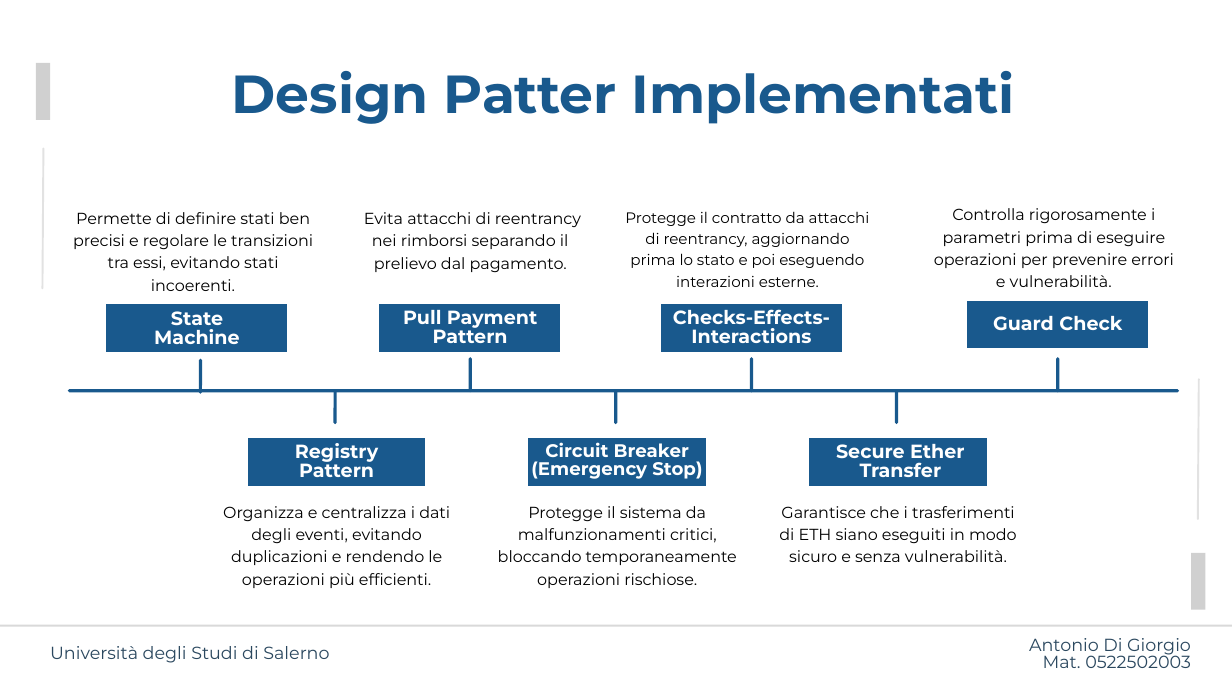
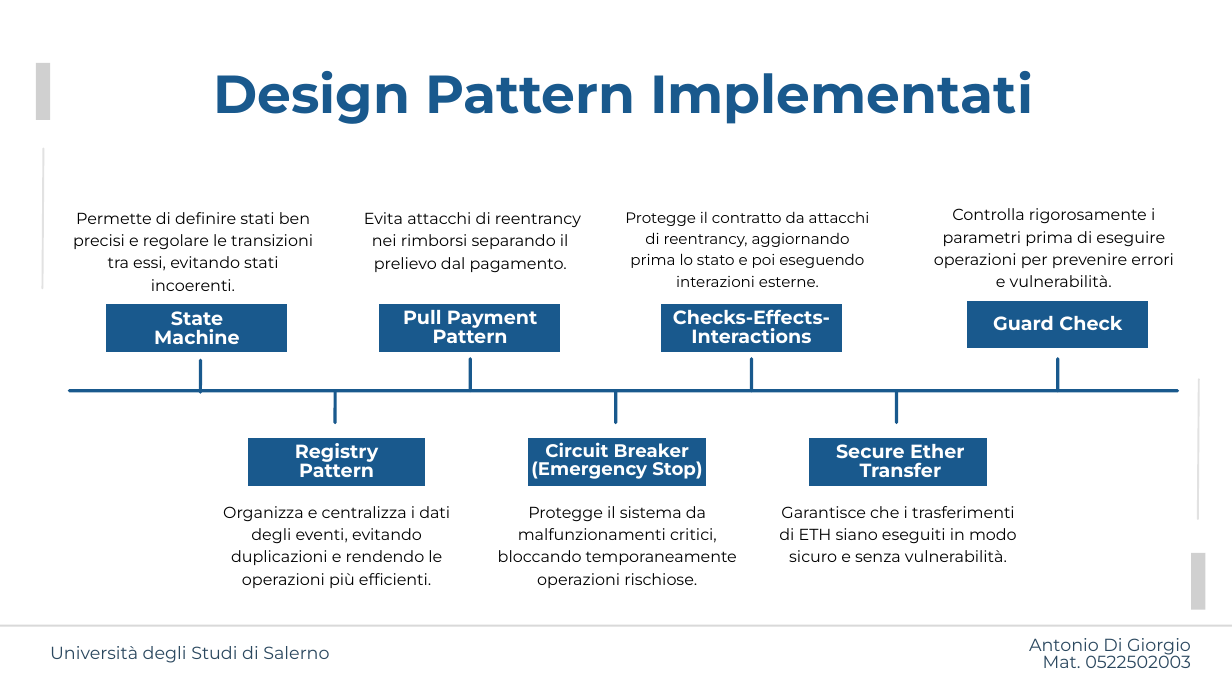
Before and after one commit to AntonioDG30/TickeChain, a slide deck: slide 11 of documentation/TickeChain.pptx. Drawn at 1232x693 pixels with LibreOffice and Linux fonts; fonts in the diff are those of the drawing; grey boxes stand for pictures. Boxes give left, top, right and bottom in pixels: in the first picture for what was removed or moved away, otherwise in the second. Text is boxed around its words. In the diff, an @@ line names an element or a change of style, - is before the commit and + after.

Commit message:
Aggiornata la presentazione TickeChain.pptx

```diff
--- a/documentation/TickeChain.pptx
+++ b/documentation/TickeChain.pptx
@@ text at <box>213,71,1033,124</box>: text changed @@
-Design Patter Implementati
+Design Pattern Implementati
```
